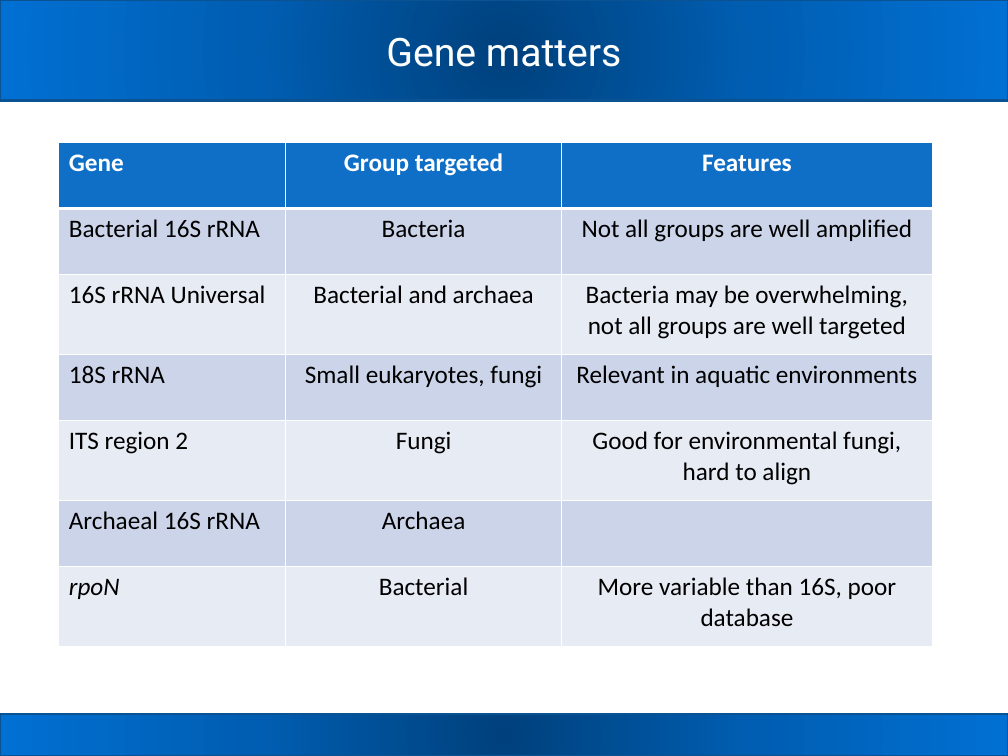
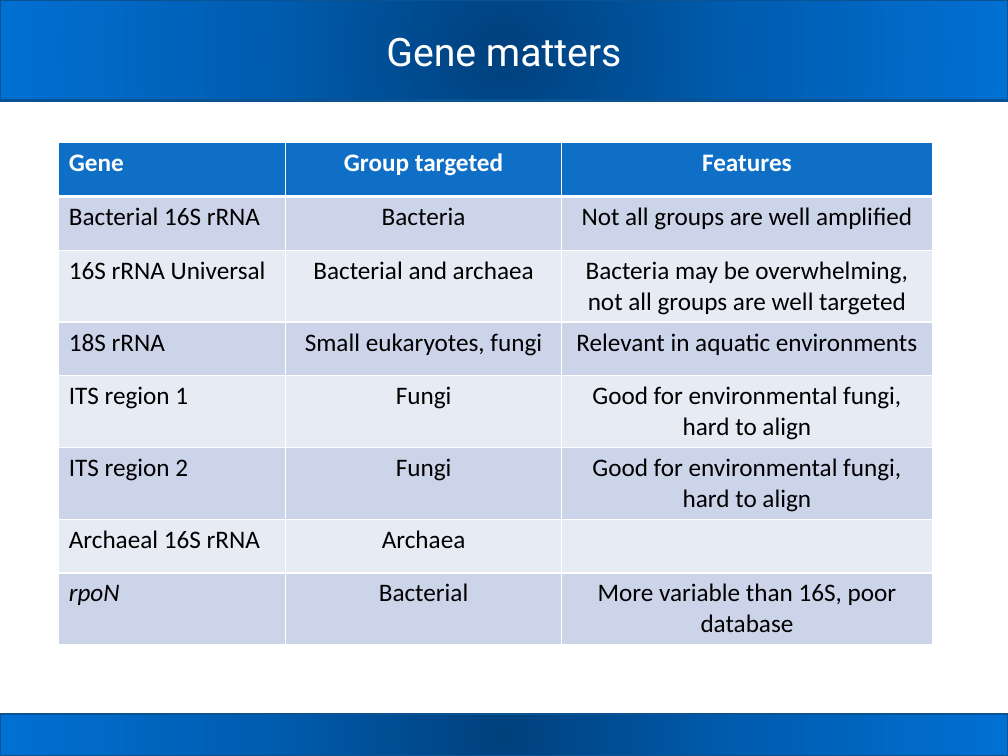
Before and after one commit to carden24/2018_Taller_Genomica_ambiental, a slide deck: slide 31 of W2_16S_analysis.pptx. Drawn at 1008x756 pixels with LibreOffice and Linux fonts; fonts in the diff are those of the drawing. Boxes give left, top, right and bottom in pixels: in the first picture for what was removed or moved away, otherwise in the second. Text is boxed around its words. In the diff, an @@ line names an element or a change of style, - is before the commit and + after.

```diff
--- a/W2_16S_analysis.pptx
+++ b/W2_16S_analysis.pptx
@@ table at [58, 143, 932, 636] @@
+row 5: ITS region 1 | Fungi | Good for environmental fungi, hard to align
```
Also in this commit, not shown: 2 other slides changed, 2 slides added, 2 other files.
